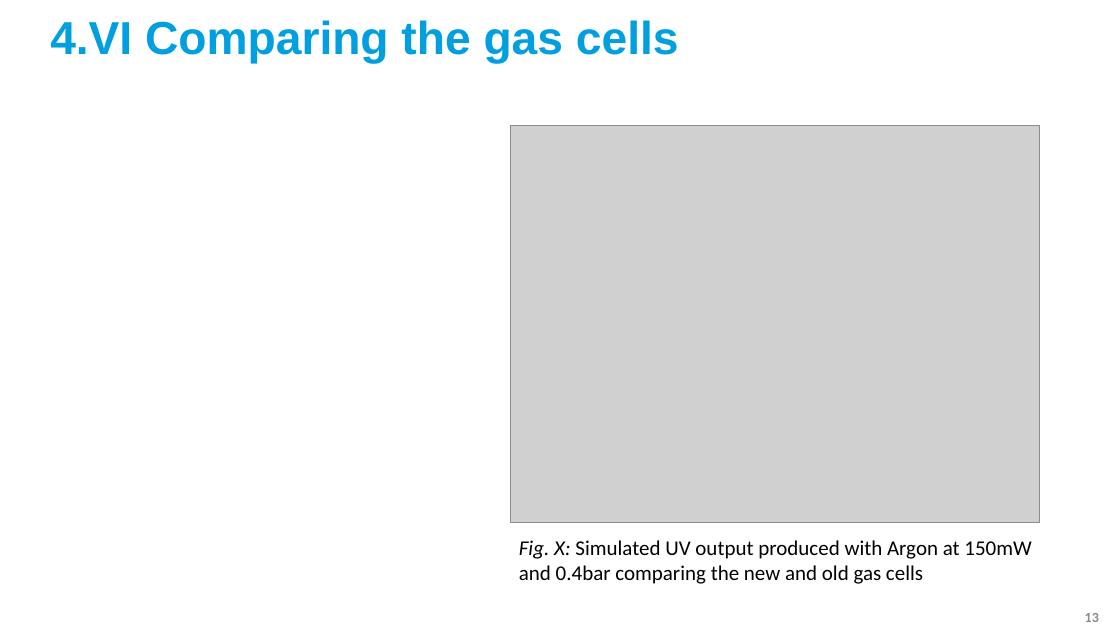
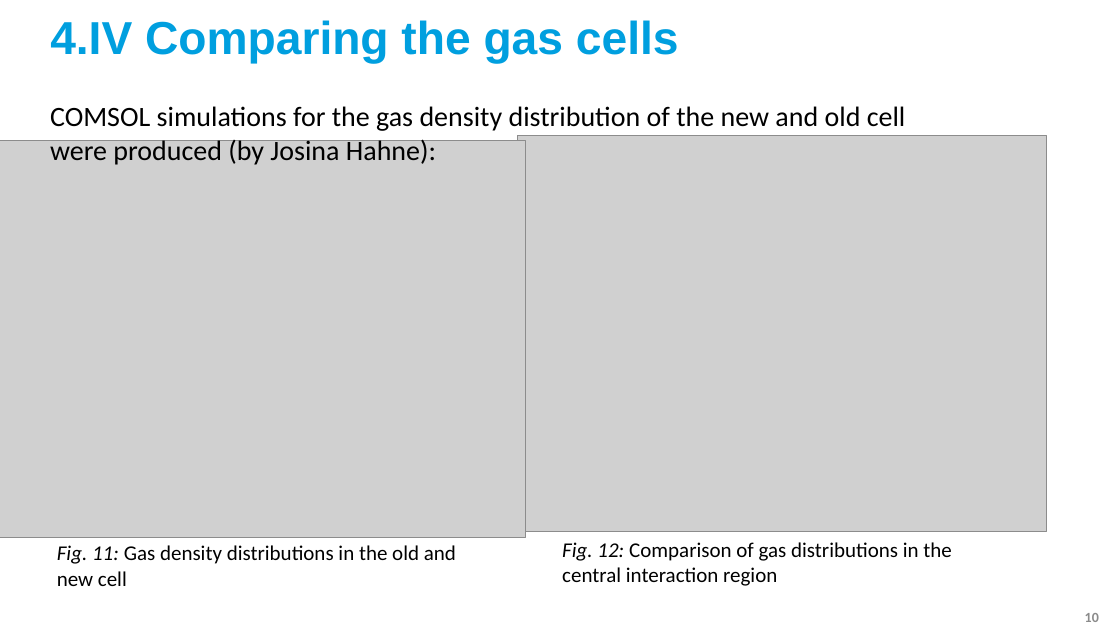
Before and after one commit to david-f-amorim/Simulating-THG-of-few-femtosecond-pulses-in-a-noble-gas-, a slide deck: slide 10 of presentations/DESY - Final Presentation (fixed).pptx (slide 13 before the commit). Drawn at 1120x630 pixels with LibreOffice and Linux fonts; fonts in the diff are those of the drawing; grey boxes stand for pictures; background and template pictures are left out. Boxes give left, top, right and bottom in pixels: in the first picture for what was removed or moved away, otherwise in the second. Text is boxed around its words. In the diff, an @@ line names an element or a change of style, - is before the commit and + after.

```diff
--- a/presentations/DESY - Final Presentation (fixed).pptx
+++ b/presentations/DESY - Final Presentation (fixed).pptx
@@ title at <box>50,20,679,64</box>: text changed @@
-4.VI Comparing the gas cells
+4.IV Comparing the gas cells
@@ text added at <box>50,106,906,165</box>, 24 pt, text #000000 @@
+COMSOL simulations for the gas density distribution of the new and old cell were produced (by Josina Hahne):
@@ picture added at <box>0,140,526,537</box> @@
@@ picture: place and size @@
-picture at <box>511,126,1040,523</box>
+picture at <box>518,135,1047,532</box>
@@ text at <box>57,545,456,586</box>: text changed @@
-Fig. X: Simulated UV output produced with Argon at 150mW and 0.4bar comparing the new and old gas cells
+Fig. 11: Gas density distributions in the old and new cell
@@ text added at <box>562,542,951,586</box>, 18 pt, text #000000 @@
+Fig. 12: Comparison of gas distributions in the central interaction region
@@ page number at <box>1085,613,1099,622</box>: text changed @@
-13
+10
```
Also in this commit, not shown: 9 other slides changed, 2 slides added, 4 slides removed, 8 other files.
